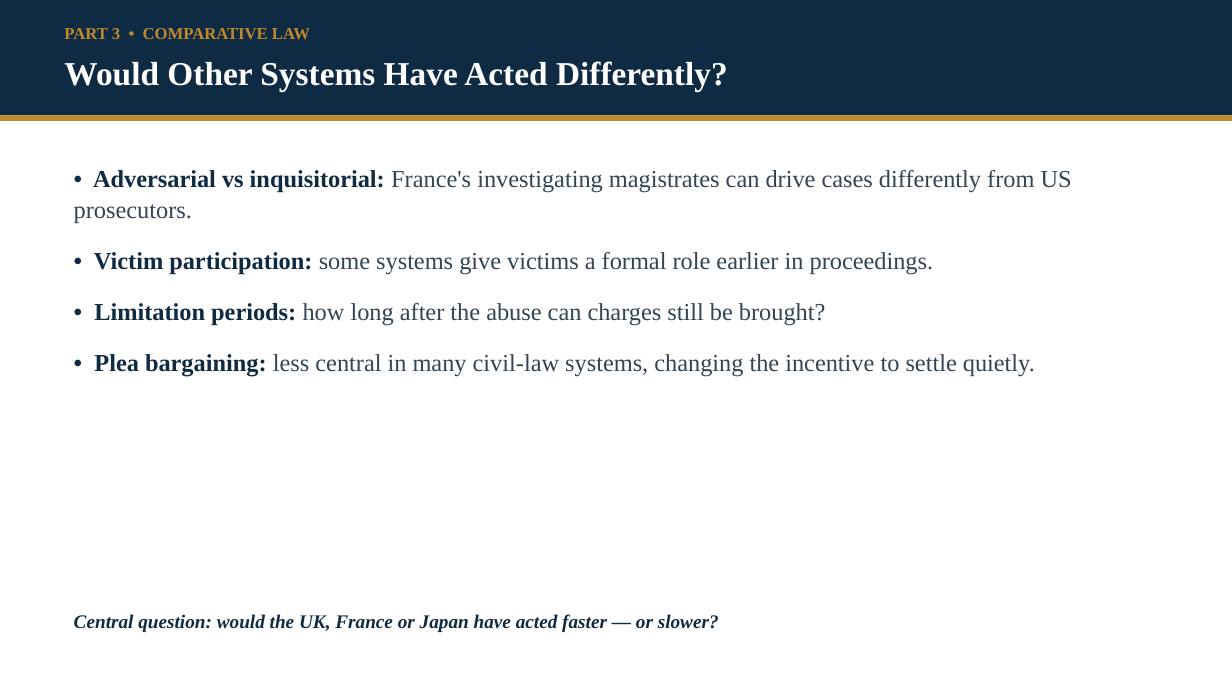
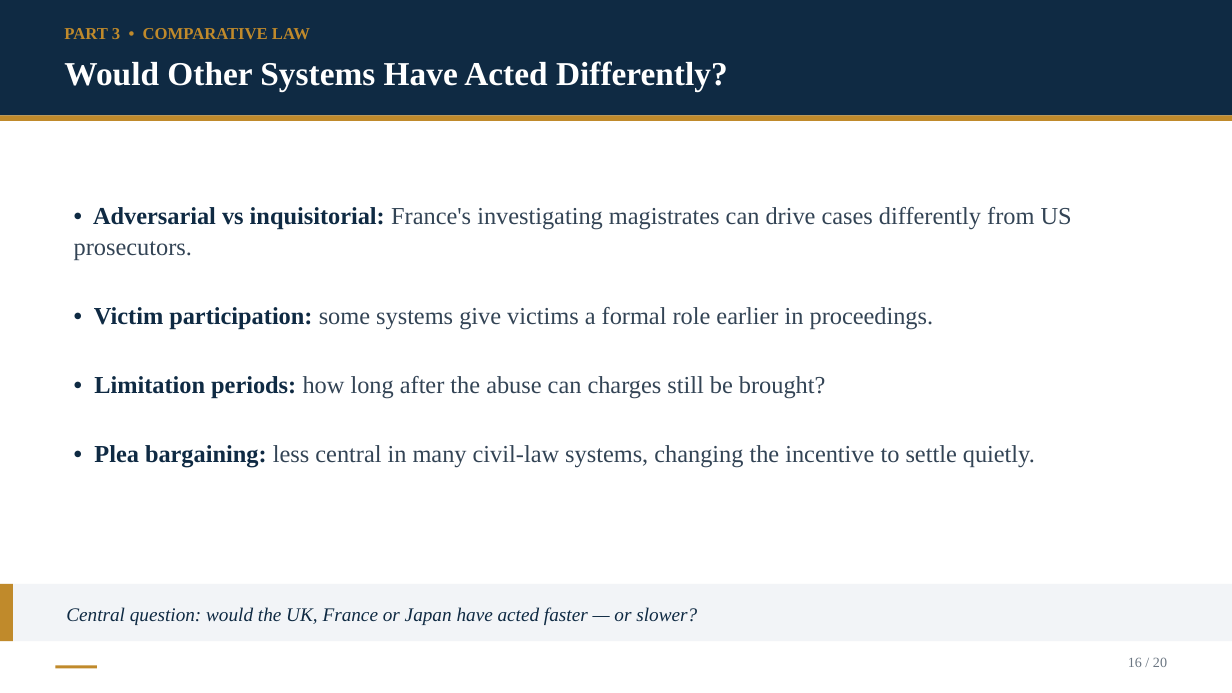
Before and after one commit to Kokidesu/Koki, a slide deck: slide 16 of Epstein_Transnational_Justice.pptx. Drawn at 1232x693 pixels with LibreOffice and Linux fonts; fonts in the diff are those of the drawing. Boxes give left, top, right and bottom in pixels: in the first picture for what was removed or moved away, otherwise in the second. Text is boxed around its words. In the diff, an @@ line names an element or a change of style, - is before the commit and + after.

```diff
--- a/Epstein_Transnational_Justice.pptx
+++ b/Epstein_Transnational_Justice.pptx
@@ text "• Adversarial vs inquisitorial: France's ..." moved from (x1=74, y1=170, x2=1072, y2=377) to (x1=74, y1=207, x2=1072, y2=468) @@
@@ text "• Adversarial vs inquisitorial: France's ..." at (x1=74, y1=207, x2=1072, y2=468): more space between paragraphs @@
@@ rectangle added at (x1=0, y1=584, x2=1232, y2=641), fill #F2F4F7 @@
@@ rectangle added at (x1=0, y1=584, x2=13, y2=641), fill #C08A2B @@
@@ text "Central question: would the UK, ..." moved from (x1=74, y1=614, x2=719, y2=632) to (x1=66, y1=607, x2=697, y2=625) @@
@@ text "Central question: would the UK, ..." at (x1=66, y1=607, x2=697, y2=625): bold off @@
@@ text added at (x1=1128, y1=657, x2=1167, y2=667), 11 pt, text #6B7682 @@
+16 / 20
@@ rectangle added at (x1=55, y1=665, x2=97, y2=669), fill #C08A2B @@
```
Also in this commit, not shown: 19 other slides changed, 22 other files.
